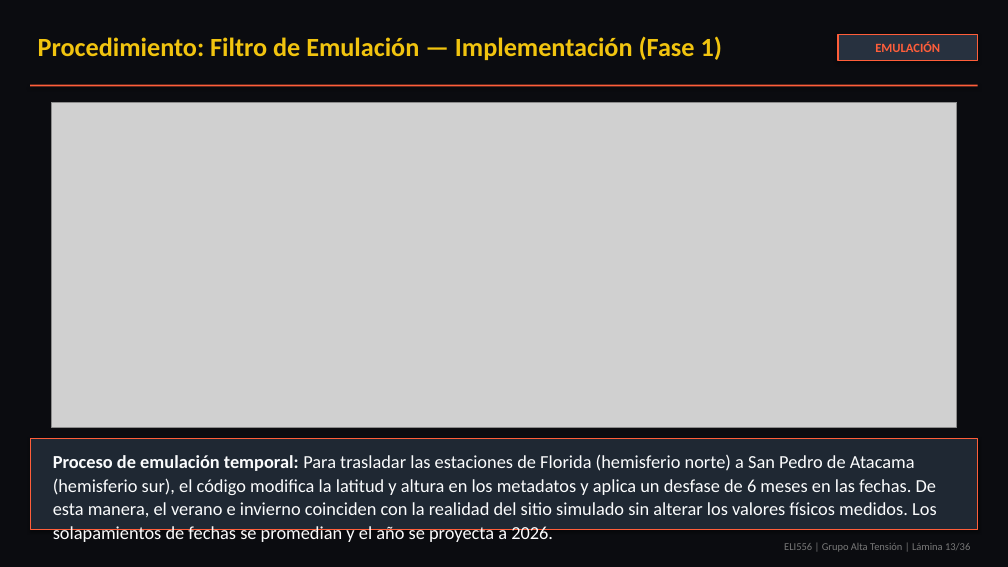
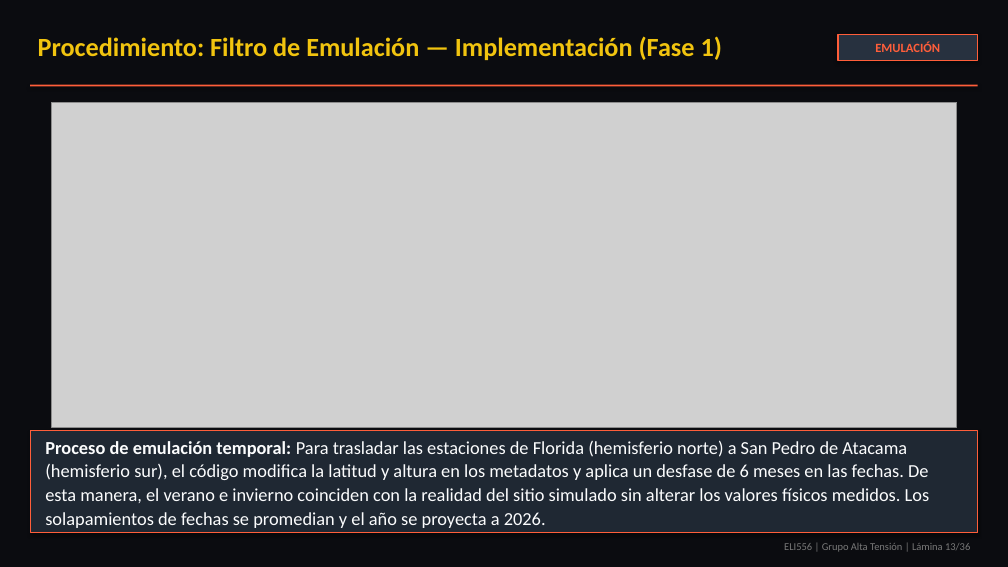
Before and after one commit to theChosen16/t2-paneles, a slide deck: slide 13 of output/Presentacion_Final_ELI556_Atacama_POA_Tarea2_revisado.pptx. Drawn at 1008x567 pixels with LibreOffice and Linux fonts; fonts in the diff are those of the drawing; grey boxes stand for pictures. Boxes give left, top, right and bottom in pixels: in the first picture for what was removed or moved away, otherwise in the second. Text is boxed around its words. In the diff, an @@ line names an element or a change of style, - is before the commit and + after.

```diff
--- a/output/Presentacion_Final_ELI556_Atacama_POA_Tarea2_revisado.pptx
+++ b/output/Presentacion_Final_ELI556_Atacama_POA_Tarea2_revisado.pptx
@@ rectangle: place and size @@
-rectangle at [30,439,978,529]
+rectangle at [30,431,978,533]
@@ text "Proceso de emulación temporal: Para ...": place and size @@
-text "Proceso de emulación temporal: Para ..." at [53,454,937,542]
+text "Proceso de emulación temporal: Para ..." at [45,440,930,528]
```
Also in this commit, not shown: 7 other slides changed, 1 other file.
